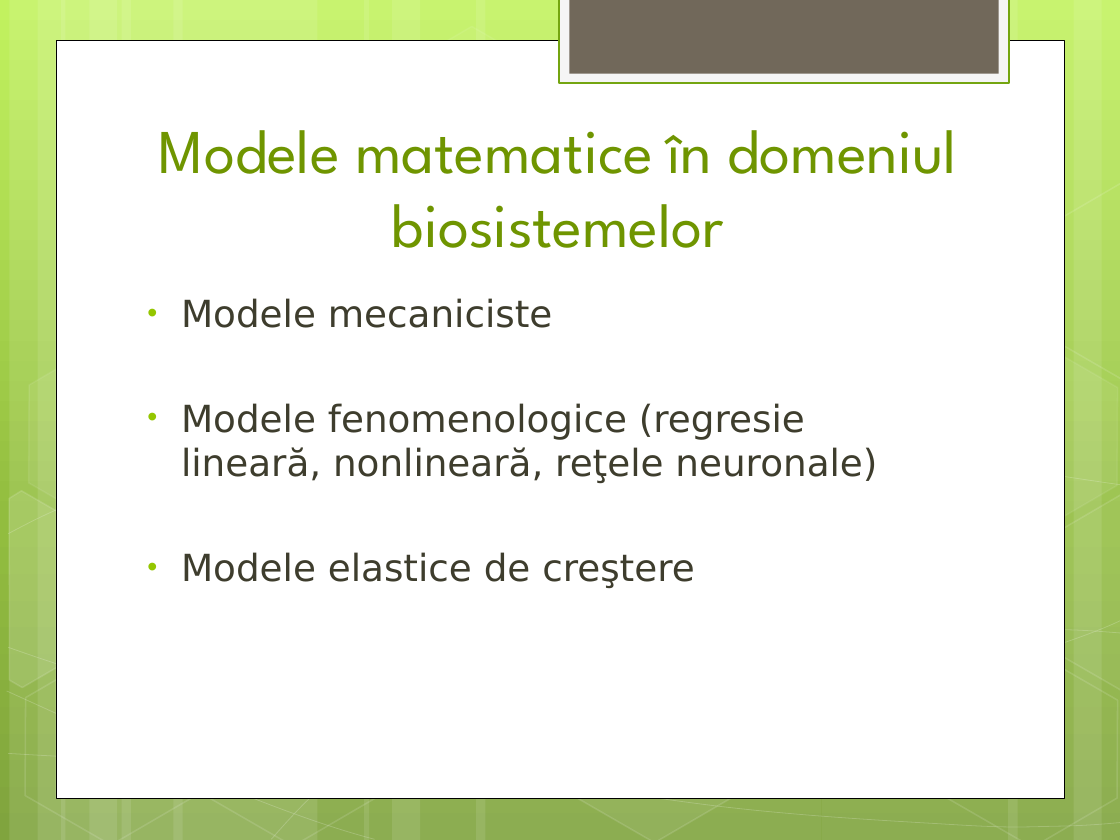
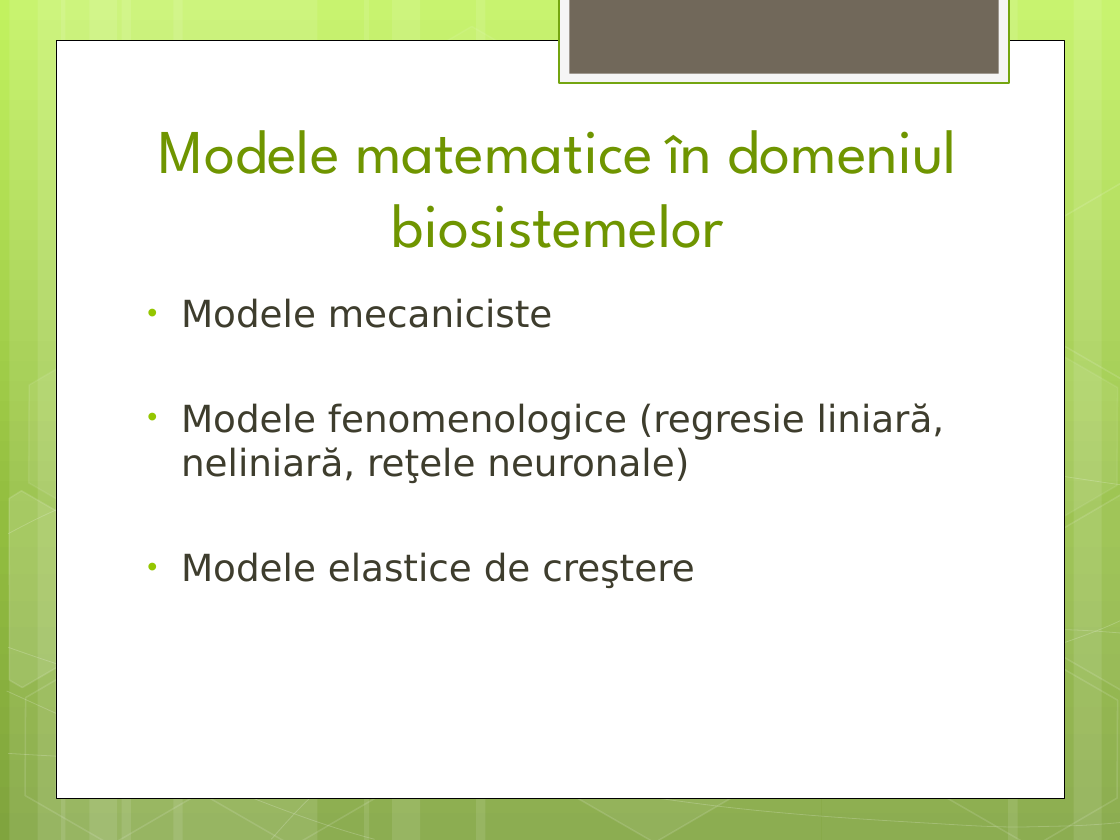
Before and after one commit to Sebi08/Licenta2017DarieSebastian, a slide deck: slide 6 of Darie Sebastian - Modelarea matematică a biosistemelor_final.pptx. Drawn at 1120x840 pixels with LibreOffice and Linux fonts; fonts in the diff are those of the drawing. Boxes give left, top, right and bottom in pixels: in the first picture for what was removed or moved away, otherwise in the second. Text is boxed around its words. In the diff, an @@ line names an element or a change of style, - is before the commit and + after.

Commit message:
update file

```diff
--- a/Darie Sebastian - Modelarea matematică a biosistemelor_final.pptx
+++ b/Darie Sebastian - Modelarea matematică a biosistemelor_final.pptx
@@ text at (x1=181, y1=403, x2=945, y2=483): text changed @@
-• Modele fenomenologice (regresie lineară, nonlineară, reţele neuronale)
+• Modele fenomenologice (regresie liniară, neliniară, reţele neuronale)
```
Also in this commit, not shown: 4 other slides changed, 2 slides added, 2 slides removed.
